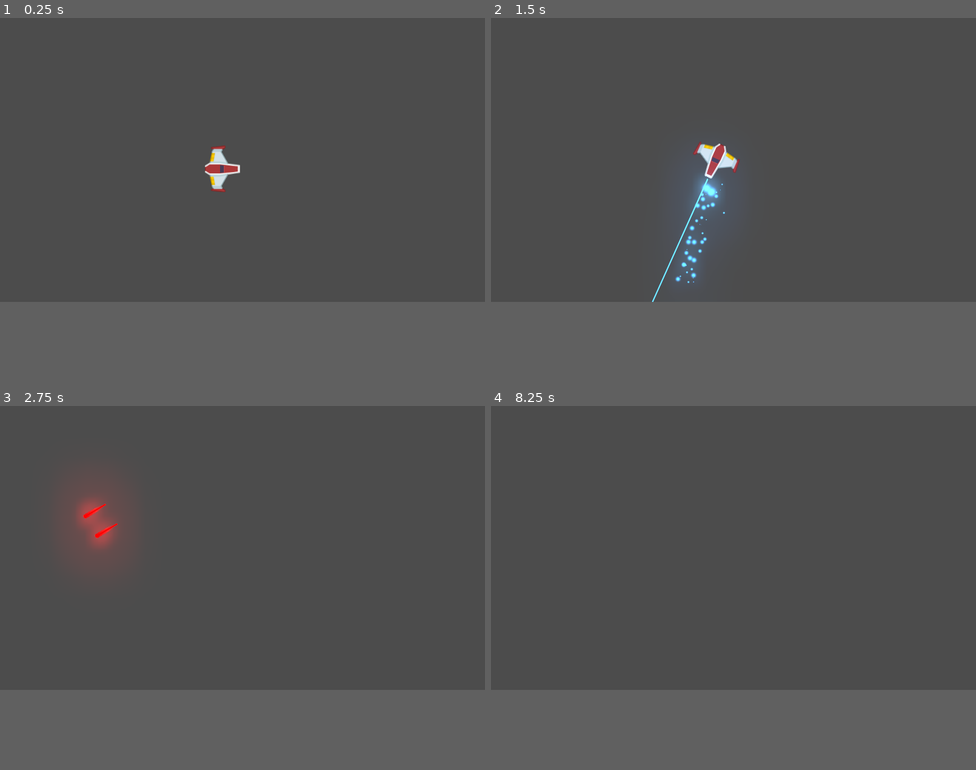
Above: before the commit, frames 1-4 (two rows, left to right).
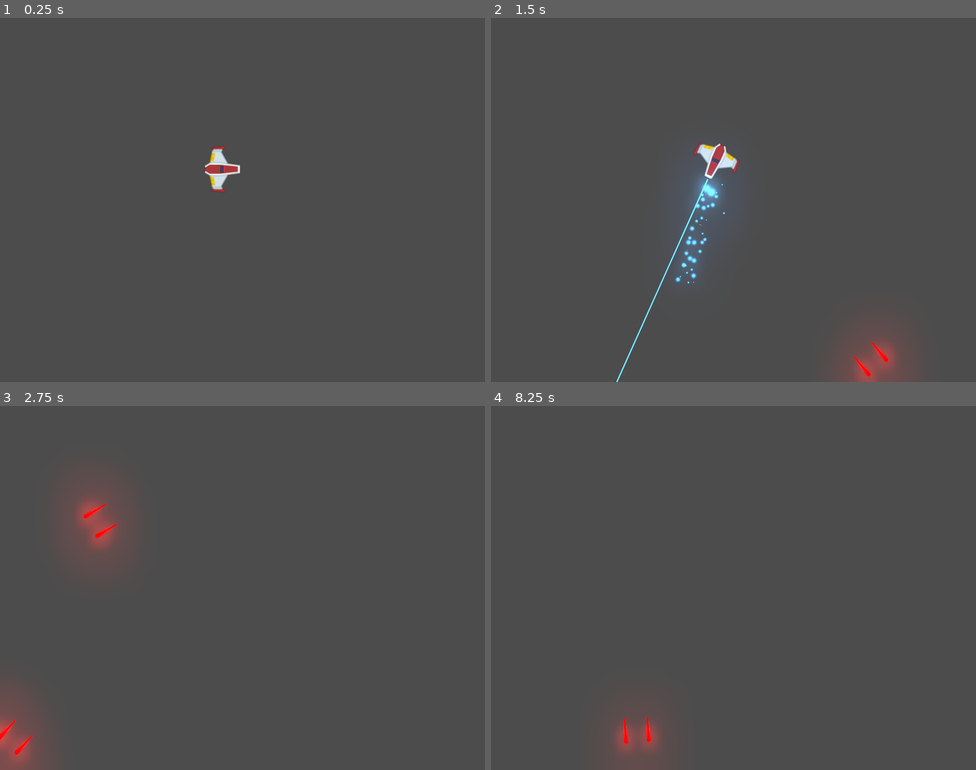
Above: after the commit, the same moments.

Repository: MPGG/Meteoritos
Game: Godot game, scene res://Juego/Niveles/NivelTest.tscn
The game is run twice, just before and just after one commit, with the same random seed, the same clock (stepped at 60 frames per second) and the same inputs.
Inputs:
- Up to frame 1 (0.25 s): no input
- Up to frame 2 (1.5 s): tap Enter at 0.5 s; hold Right (turnRight) 0.53-1.28 s; hold Z (fire) 0.53-1.28 s; hold S (moveBackwards) from 1.28 s (still down); tap X (fire2) at 1.35 s
- Up to frame 3 (2.75 s): release S (moveBackwards) at 2.03 s; hold Right (turnRight) from 2.03 s (still down); hold Z (fire) from 2.03 s (still down)
- Up to frame 4 (8.25 s): release Right (turnRight) at 2.78 s; release Z (fire) at 2.78 s; hold Up (moveForward) 2.78-3.53 s; tap X (fire2) every 1.5 s from 2.85 to 7.35 s; tap Space at 3.5, 5, 6.5 s; hold Z (fire) 3.53-4.28 s; hold A (turnLeft) 3.53-5.03 s; tap Enter at 4.25, 5.75 s; hold S (moveBackwards) 5.03-5.78 s; hold Z (fire) 5.03-5.78 s; hold Right (turnRight) 5.78-6.53 s; hold Up (moveForward) 6.53-7.28 s; hold Z (fire) 6.53-7.28 s; hold Right (turnRight) 7.28-8.03 s; hold S (moveBackwards) from 8.03 s (still down); hold Z (fire) from 8.03 s (still down)
In our replay, the window is 800x468 before the commit and 800x600 after it. These sizes can differ from the game's own. Grey fills any space a smaller window leaves; there, only what the larger window draws over its background counts as a difference.

The runs differ from the first frame. In frame 1, less than 0.1% of the frame differs, in the area x 42-50%, y 35-48%; in frame 2, 1.7%, in the area x 25-86%, y 34-100%; in frame 3, 1.5%; in frame 4, 1.0%.

Commit message:
Escenas ProyPlyaer, PoryEnemy,

Diff:
--- a/Juego/Naves/Player/Player.tscn
+++ b/Juego/Naves/Player/Player.tscn
@@ -12,6 +12,9 @@
 radius = 39.0512
 
 [node name="Player" type="RigidBody2D"]
+z_index = 50
+z_as_relative = false
+collision_mask = 22
 physics_material_override = SubResource( 2 )
 linear_damp = 1.0
 angular_damp = 4.0
--- a/Juego/Proyectiles/LaserBeam/LaserBeam2D.tscn
+++ b/Juego/Proyectiles/LaserBeam/LaserBeam2D.tscn
@@ -61,8 +61,11 @@
 color_ramp = SubResource( 2 )
 
 [node name="LaserBeam2D" type="RayCast2D"]
+z_index = 41
+z_as_relative = false
 enabled = true
 cast_to = Vector2( 0, 0 )
+collision_mask = 6
 script = ExtResource( 1 )
 
 [node name="FillLine2D" type="Line2D" parent="."]
--- /dev/null
+++ b/Juego/Proyectiles/ProyectilEnemigo.tscn
@@ -0,0 +1,7 @@
+[gd_scene load_steps=2 format=2]
+
+[ext_resource path="res://Juego/Proyectiles/ProyectilJugador.tscn" type="PackedScene" id=1]
+
+[node name="ProyectilEnemigo" instance=ExtResource( 1 )]
+z_index = 39
+collision_mask = 5
--- a/Juego/Proyectiles/ProyectilJugador.tscn
+++ b/Juego/Proyectiles/ProyectilJugador.tscn
@@ -7,6 +7,10 @@
 extents = Vector2( 5, 27 )
 
 [node name="ProyectilJugador" type="Area2D"]
+z_index = 40
+z_as_relative = false
+collision_layer = 16
+collision_mask = 22
 script = ExtResource( 2 )
 
 [node name="Sprite" type="Sprite" parent="."]
--- a/project.godot
+++ b/project.godot
@@ -24,7 +24,7 @@
 "language": "GDScript",
 "path": "res://Juego/Proyectiles/ProyectilJugador.gd"
 }, {
-"base": "Reference",
+"base": "RayCast2D",
 "class": "RayoLaser",
 "language": "GDScript",
 "path": "res://Juego/Proyectiles/LaserBeamCPU/LaserBeam2D.gd"
@@ -48,6 +48,11 @@
 
 [display]
 
+window/size/height=768
+window/size/resizable=false
+window/size/always_on_top=true
+window/size/test_width=1024
+window/size/test_height=768
 window/stretch/mode="2d"
 window/stretch/aspect="keep"
 
@@ -90,6 +95,14 @@
  ]
 }
 
+[layer_names]
+
+2d_physics/layer_1="player"
+2d_physics/layer_2="enemigo"
+2d_physics/layer_3="meteorito"
+2d_physics/layer_4="proyectil_player"
+2d_physics/layer_5="proyectil_enemigo"
+
 [physics]
 
 common/enable_pause_aware_picking=true
Binary file changed: icon.png
Not shown, added: Data-Info.ods
